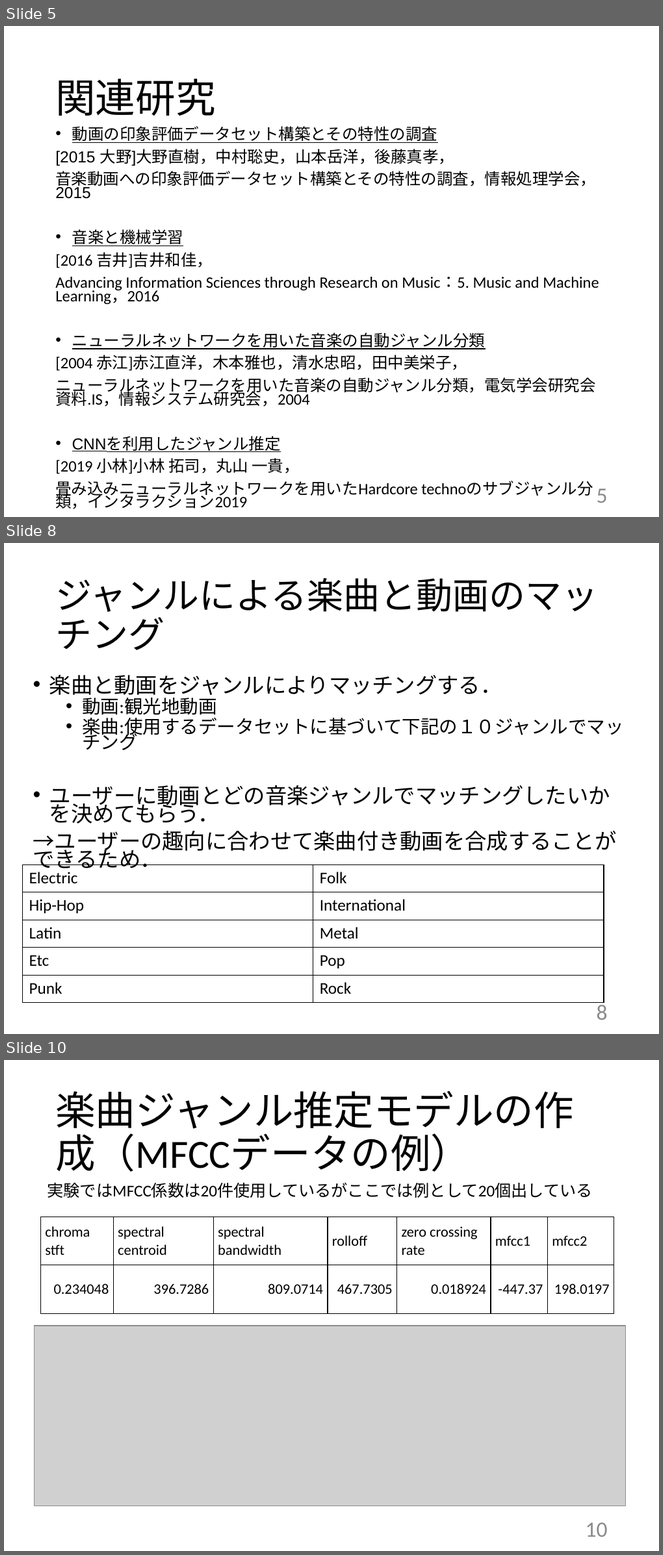
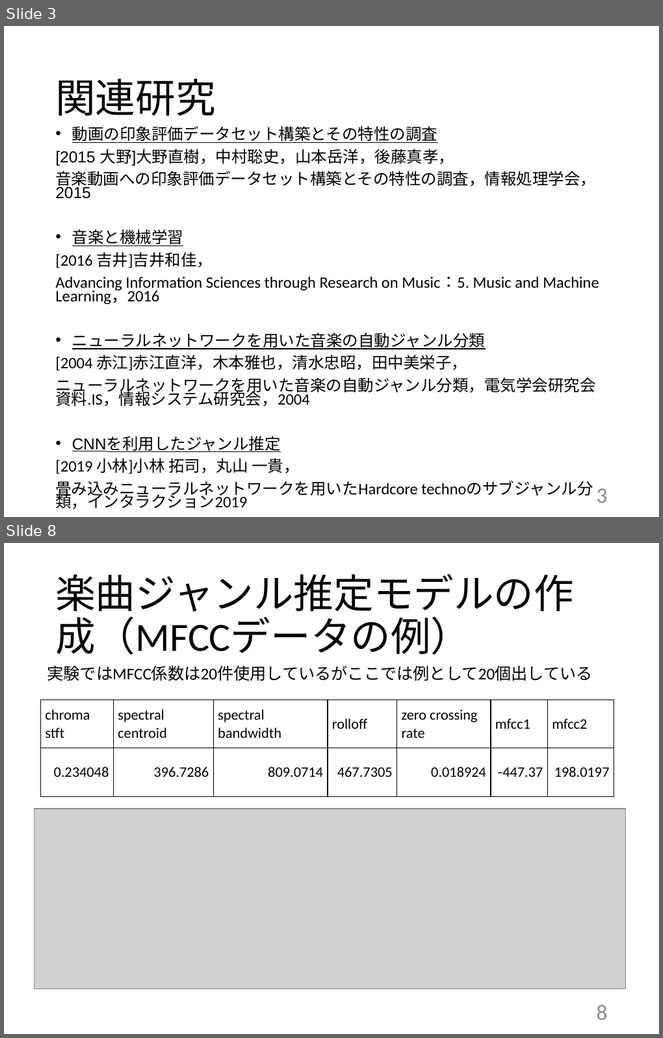
Before and after one commit to kait-takanolab/1821144-yoshii-thesis, a slide deck: 発表用スライド/1821144_卒研発表.pptx. Shown one above the other, each under a label of ours: slides 5, 8 and 10 before the commit, slides 3 and 8 after it; the slides between them are not shown. The pictures are 663x1555 and 663x1038 pixels, drawn with LibreOffice and Linux fonts; fonts in the diff are those of the drawing; grey boxes stand for pictures. Boxes give left, top, right and bottom in pixels: in the first picture for what was removed or moved away, otherwise in the second. Text is boxed around its words. In the diff, an @@ line names an element or a change of style, - is before the commit and + after.

```diff
--- a/発表用スライド/1821144_卒研発表.pptx
+++ b/発表用スライド/1821144_卒研発表.pptx
@@ slide 8 removed at [4, 543, 659, 1034], background #FFFFFF @@
@@ title removed at [55, 578, 598, 650] @@
-ジャンルによる楽曲と動画のマッチング
@@ text removed at [33, 675, 624, 873] @@
-• 楽曲と動画をジャンルによりマッチングする．
-  • 動画:観光地動画
-  • 楽曲:使用するデータセットに基づいて下記の１０ジャンルでマッチング
-• ユーザーに動画とどの音楽ジャンルでマッチングしたいかを決めてもらう．
-→ユーザーの趣向に合わせて楽曲付き動画を合成することができるため．
@@ table removed at [22, 865, 604, 1003], 5 rows, 2 columns @@
-Electric | Folk
-Hip-Hop | International
-Latin | Metal
-Etc | Pop
-Punk | Rock
@@ page number removed at [597, 1002, 608, 1020] @@
-8
@@ what was slide 5 is now slide 3 @@
@@ page number at [597, 489, 608, 503]: text changed @@
-5
+3
@@ what was slide 10 is now slide 8 @@
@@ page number at [597, 1005, 608, 1020]: text changed @@
-10
+8
```
Also in this commit, not shown: 12 slides changed, 1 slide added, 1 other slide removed, 4 other files.
